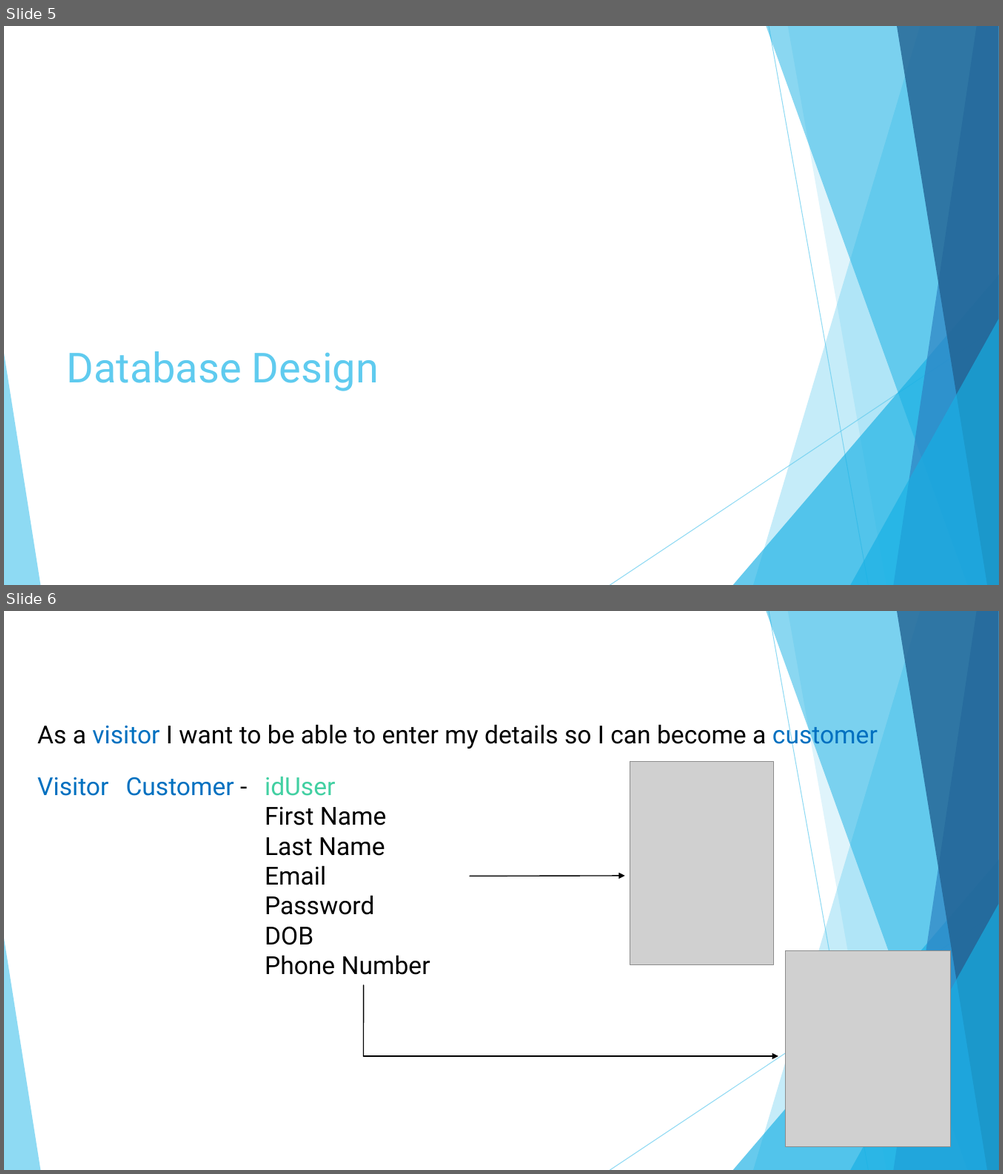
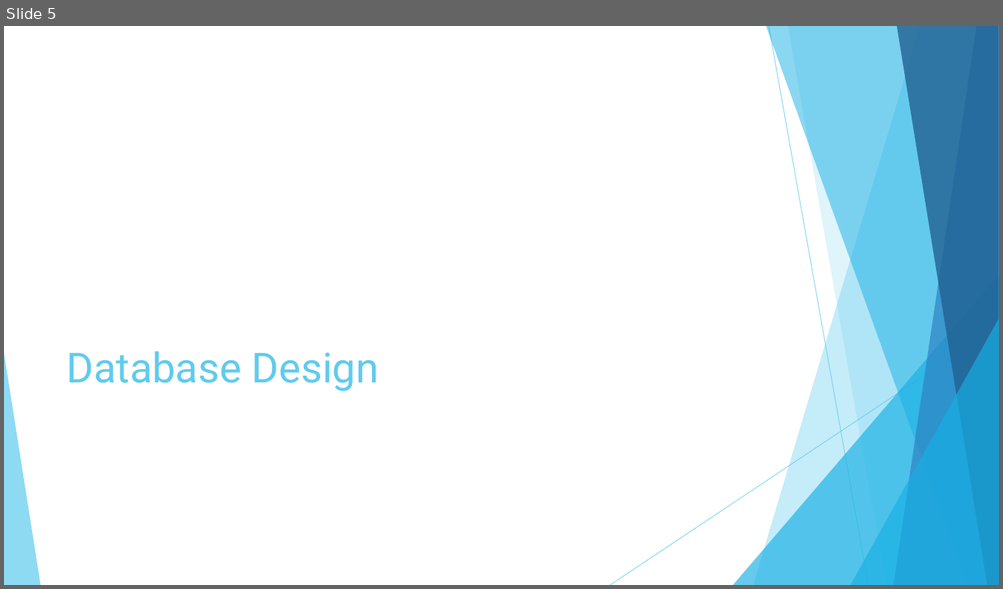
Before and after one commit to DaveWoodie/SpringWater, a slide deck: Project SpringWater 4 Weeks.pptx. Shown one above the other, each under a label of ours: slides 5 and 6 before the commit, slide 5 after it. The pictures are 1003x1174 and 1003x589 pixels, drawn with LibreOffice and Linux fonts; fonts in the diff are those of the drawing; grey boxes stand for pictures. Boxes give left, top, right and bottom in pixels: in the first picture for what was removed or moved away, otherwise in the second. Text is boxed around its words. In the diff, an @@ line names an element or a change of style, - is before the commit and + after.

```diff
--- a/Project SpringWater 4 Weeks.pptx
+++ b/Project SpringWater 4 Weeks.pptx
@@ slide 6 removed at box(4, 611, 999, 1170), background #FFFFFF; not listed: 10 template elements that a slide beside it also shows @@
@@ text removed at box(37, 721, 877, 749) @@
-As a visitor I want to be able to enter my details so I can become a customer
@@ picture removed at box(630, 762, 774, 965) @@
@@ text removed at box(37, 777, 108, 796) @@
-Visitor
@@ text removed at box(126, 777, 234, 796) @@
-Customer -
@@ text removed at box(264, 777, 430, 975) @@
-idUser
-First Name
-Last Name
-Email
-Password
-DOB
-Phone Number
@@ arrow removed from (469, 877) to (625, 876) @@
@@ picture removed at box(785, 951, 950, 1147) @@
@@ line removed from (364, 985) to (364, 1056) @@
@@ arrow removed from (364, 1056) to (779, 1056) @@
```
Also in this commit, not shown: 1 slide changed, 1 slide added, 7 other slides removed, 2 other files.
